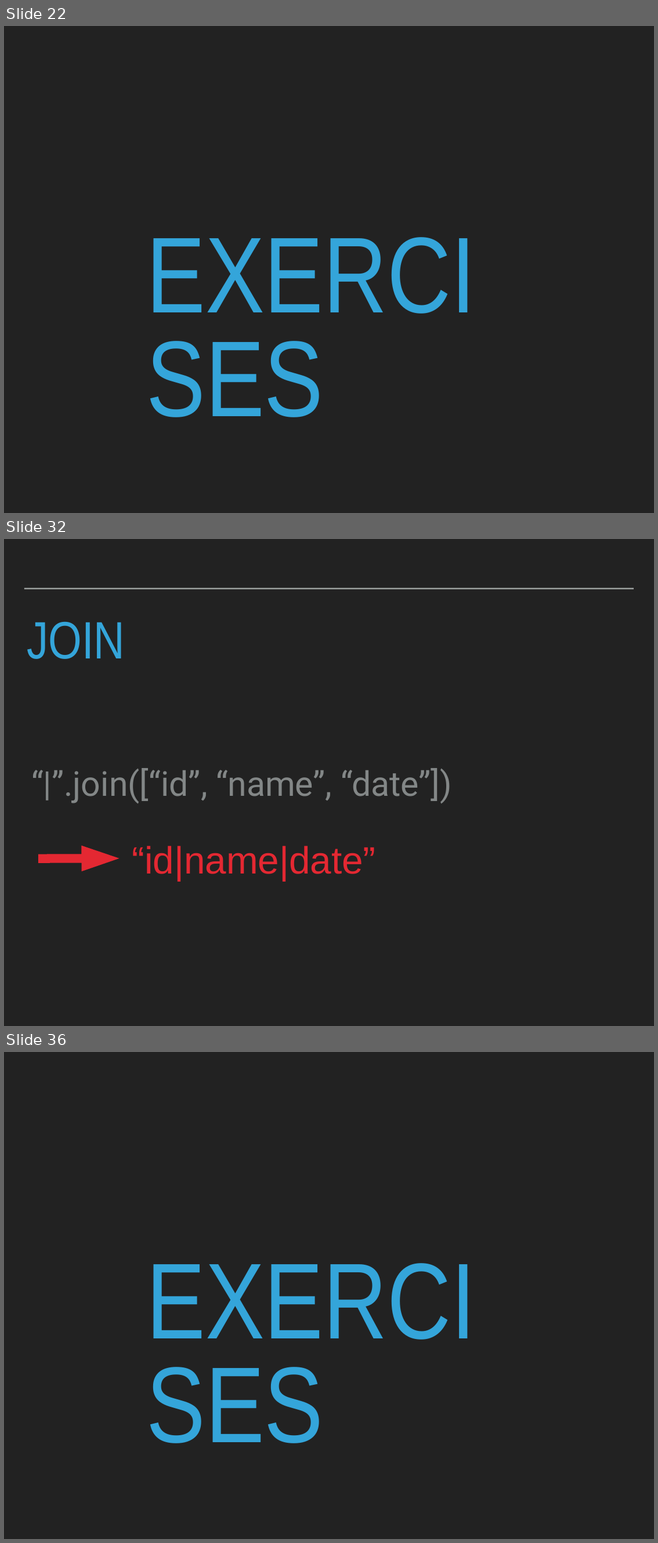
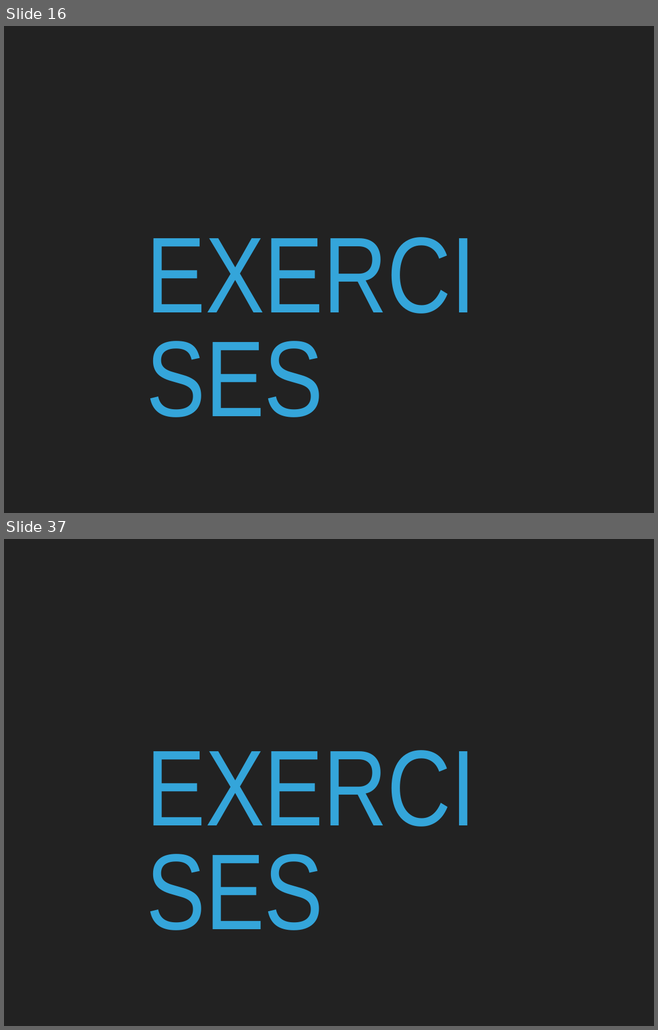
Before and after one commit to robcarrington/PythonInADay, a slide deck: Session2_Slides.pptx. Shown one above the other, each under a label of ours: slides 22, 32 and 36 before the commit, slides 16 and 37 after it; the slides between them are not shown. The pictures are 658x1543 and 658x1030 pixels, drawn with LibreOffice and Linux fonts; fonts in the diff are those of the drawing. Boxes give left, top, right and bottom in pixels: in the first picture for what was removed or moved away, otherwise in the second. Text is boxed around its words. In the diff, an @@ line names an element or a change of style, - is before the commit and + after.

```diff
--- a/Session2_Slides.pptx
+++ b/Session2_Slides.pptx
@@ slide 32 removed at [4, 539, 654, 1026], background #222222 @@
@@ line removed from (24, 589) to (633, 589) @@
@@ title removed at [27, 622, 125, 659] @@
-JOIN
@@ text removed at [31, 768, 452, 803] @@
-“|”.join([“id”, “name”, “date”])
@@ right arrow removed at [38, 845, 119, 872] @@
@@ text removed at [132, 846, 376, 881] @@
-“id|name|date”
@@ what was slide 22 is now slide 16 @@
@@ what was slide 36 is now slide 37 @@
```
Also in this commit, not shown: 23 slides added, 55 other slides removed, 2 other files.
